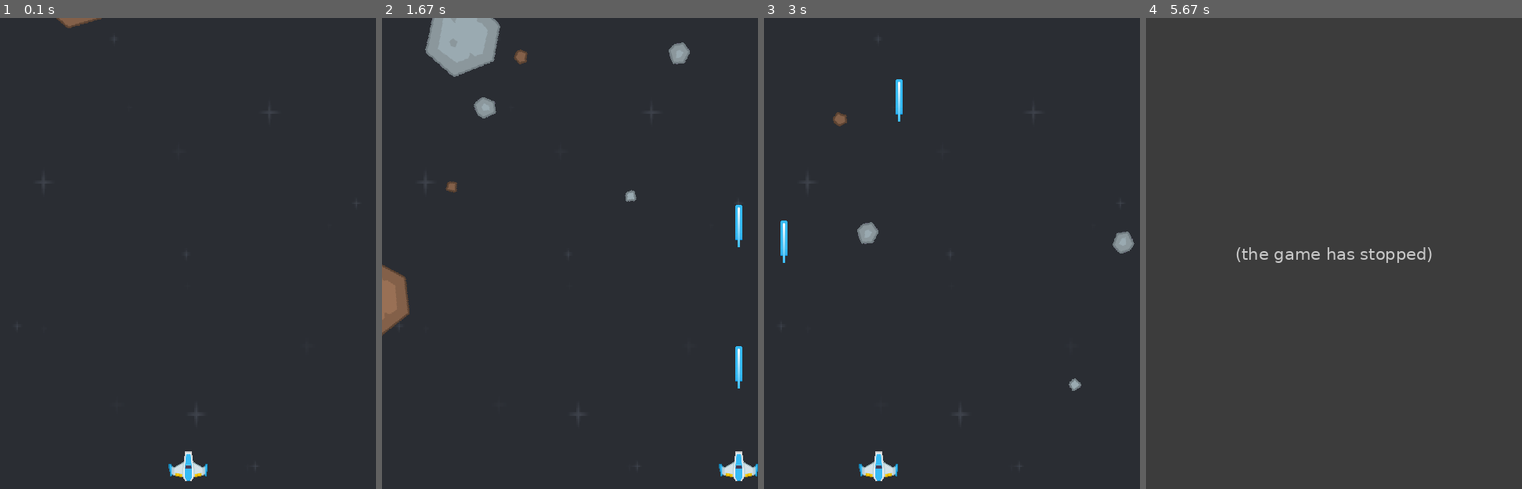
Above: before the commit, frames 1-4 (left to right).
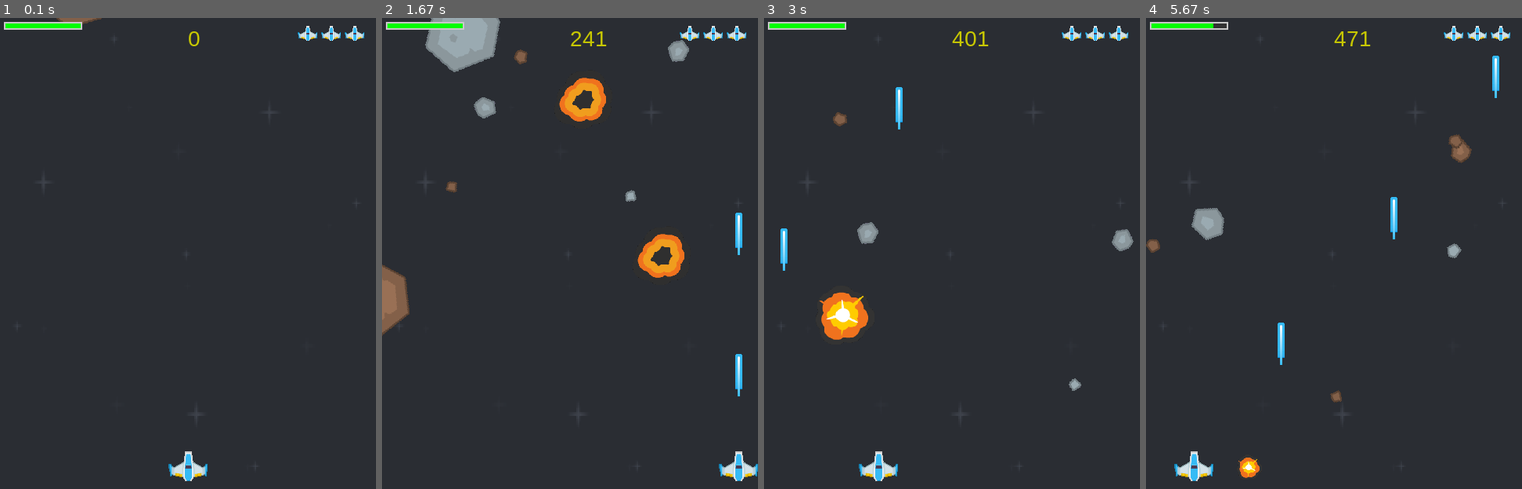
Above: after the commit, the same moments.

Repository: Scaniox/school
Game: pygame game, started from pygame/shmup/main.py
Same seed, same stepped clock (60 frames per second), same inputs: the game is played once before the commit and once after it.
Inputs:
- Up to frame 1 (0.1 s): no input
- Up to frame 2 (1.67 s): tap Space at 0.33, 0.73, 1.03, 1.23, 1.53 s; hold Right 0.67-1.13 s; hold Right 1.17-1.63 s
- Up to frame 3 (3 s): hold Left 1.67-2.2 s; tap Space at 1.73, 2.03, 2.3, 2.6, 2.73 s; hold Left 2.23-2.63 s; hold Right from 2.67 s (still down)
- Up to frame 4 (5.67 s): tap Space at 3.03, 3.4, 3.7, 3.9, 4.2, 4.4, 4.7, 4.9, 5.2, 5.47 s; release Right at 3.3 s; hold Left 3.33-3.8 s; hold Right 3.83-4.3 s; hold Right 4.33-4.8 s; hold Left 4.83-5.37 s; hold Left from 5.4 s (still down)

The runs differ from the first frame. In frame 1, 0.7% of the frame differs, in the area x 1-97%, y 0-6%; in frame 2, 2.8%; in frame 3, 2.0%; in frame 4, 3.1%, in the area x 0-97%, y 0-99%.
Before the commit the program exited at 5.47 s; later frames show no game.

Commit message:
Shmup vid 12

Diff:
--- a/pygame/shmup/main.py
+++ b/pygame/shmup/main.py
@@ -10,10 +10,45 @@
 fps = 60
 
 img_dir = Path(__file__).parent / "img"
+snd_dir = Path(__file__).parent / "snd"
+
+font_arial = pygame.font.match_font("arial")
 
 #variables-----------------------------------------------------------------------------------------
+score = 0
 
 #functions-----------------------------------------------------------------------------------------
+# generate text at position on screen
+def draw_text(surface, text, colour, size, rect):
+    font = pygame.font.Font(font_arial, size)
+    text_surf = font.render(text, True, colour)
+
+    text_rect = text_surf.get_rect()
+    text_rect.topleft = rect
+    surface.blit(text_surf, rect)
+
+
+# generate bar to show a percentage
+def draw_bar(surface, pos, pct):
+    pct = max(pct, 0)
+    bar_size = [100,10]
+    fill_length = (pct/100) * bar_size[0]
+    outline_rect = pygame.Rect(*pos, *bar_size)
+    fill_rect = pygame.Rect(*pos, fill_length, bar_size[1])
+
+    pygame.draw.rect(surface, (50,50,50), outline_rect)
+    pygame.draw.rect(surface, (0,255,0), fill_rect)
+    pygame.draw.rect(surface, (200,200,200), outline_rect, 2)
+
+
+def draw_lives(surface, pos, lives, img):
+    for i in range(lives):
+        img_rect = img.get_rect()
+        img_rect.x = pos[0] + 30*i
+        img_rect.y = pos[1]
+
+        surface.blit(img, img_rect)
+
 
 #pygame init---------------------------------------------------------------------------------------
 pygame.init()
@@ -39,14 +74,37 @@
         # collision data
         self.radius = 20
 
+        # game attributes
+        self.lives = 3
+        self.hidden = False
+        self.hide_timer = pygame.time.get_ticks()
+        self.shield = 100
+        self.shoot_delay = 200
+        self.last_shoot = pygame.time.get_ticks()
+
     def update(self):
         keys = pygame.key.get_pressed()
+
+        # unhide
+        if self.hidden and pygame.time.get_ticks() > self.hide_timer + 1000:
+            self.hidden = False
+            self.rect.midbottom = [ssize[0]//2 , ssize[1] - 10]
+            print("unhide")
+
         # arrows to change velocity
         if keys[pygame.K_LEFT]:
             self.velocity[0] -= 1
         elif keys[pygame.K_RIGHT]:
             self.velocity[0] += 1
 
+        # shooting
+        if keys[pygame.K_SPACE]:
+            if pygame.time.get_ticks() > self.last_shoot + self.shoot_delay:
+                self.shoot()
+                self.last_shoot = pygame.time.get_ticks()
+        else:
+            self.last_shoot = 0
+
         # move sprite
         for i in [0,1]:
             self.rect[i] = round(self.rect[i] + self.velocity[i])
@@ -69,6 +127,14 @@
         bullet = Bullet(self.rect.centerx, self.rect.top)
         all_sprites.add(bullet)
         bullets.add(bullet)
+        shoot_sound.play()
+
+
+    # temporarily hide the player
+    def hide(self):
+        self.hidden = True
+        self.hide_timer = pygame.time.get_ticks()
+        self.rect.center = (ssize[0]//2, ssize[1]+200 )
 
 
 # enemy sprites
@@ -81,7 +147,7 @@
         self.last_update = pygame.time.get_ticks()
 
         # collision data
-        self.radius = self.rect.width//2.2
+        self.radius = ((self.rect.width**2)+(self.rect.height**2))**(1/2)//2
 
 
     def update(self):
@@ -146,6 +212,32 @@
             self.kill()
 
 
+# explosion sprite
+class Explosion(pygame.sprite.Sprite):
+    def __init__(self, center, size):
+        super().__init__()
+        self.size = size
+        self.image = expl_anim[self.size][0]
+        self.rect = self.image.get_rect()
+        self.rect.center = center
+        self.frame = 0
+        self.last_update = pygame.time.get_ticks()
+        self.frame_delay = 50
+
+    def update(self):
+        now = pygame.time.get_ticks()
+        if pygame.time.get_ticks() > self.last_update + self.frame_delay:
+            self.last_update = now
+            self.frame +=1
+
+            if self.frame == len(expl_anim[self.size]):# remove if at end of frames
+                self.kill()
+
+            else: # next frame
+                center = self.rect.center
+                self.image = expl_anim[self.size][self.frame]
+                self.rect = self.image.get_rect()
+                self.rect.center = center
 
 #object inits--------------------------------------------------------------------------------------
 #¬ image asset init
@@ -153,12 +245,41 @@
 scaled_background = pygame.transform.scale(background_img, ssize)
 
 player_img = pygame.image.load(str(img_dir / "playerShip1_blue.png")).convert()
+player_live_img = pygame.transform.scale(player_img.copy(), (25,19))
+player_live_img.set_colorkey((0,0,0))
 bullet_img = pygame.image.load(str(img_dir / "laserBlue01.png")).convert()
 
 #¬¬ load all images in Meteors folder
 meteor_imgs = []
 for image in (img_dir / "Meteors").iterdir():
     meteor_imgs.append(pygame.image.load(str(image)).convert())
+
+#¬¬ explosion images
+expl_anim = {}
+expl_anim["S"] = []
+expl_anim["L"] = []
+expl_anim["P"] = []
+
+for i in range(9):
+    img = pygame.image.load(str(img_dir / "explosions" / f"regularExplosion0{i}.png")).convert()
+    img.set_colorkey((0,0,0))
+    expl_anim["L"].append(pygame.transform.scale(img, (75,75)))
+    expl_anim["S"].append(pygame.transform.scale(img, (32,32)))
+
+    img = pygame.image.load(str(img_dir / "explosions" / f"sonicExplosion0{i}.png")).convert()
+    img.set_colorkey((0,0,0))
+    expl_anim["P"].append(pygame.transform.scale(img, (150,150)))
+
+#¬ sound asset init
+shoot_sound = pygame.mixer.Sound(str(snd_dir / "shoot.wav"))
+die_sound = pygame.mixer.Sound(str(snd_dir / "ship explosion.wav"))
+#¬¬ meteor explosion sounds
+meteor_expl_snd = [pygame.mixer.Sound(str(snd_dir / name)) for name in ["Explosion.wav","Explosion2.wav"]]
+
+#¬¬ background music
+"""pygame.mixer.music.load(str(snd_dir / "tgfcoder-FrozenJam-SeamlessLoop.ogg"))
+pygame.mixer.music.set_volume(0.3)
+pygame.mixer.music.play()"""
 
 
 #¬ group generation
@@ -190,11 +311,6 @@
             running = False
             break
 
-        # shoot
-        if event.type == pygame.KEYDOWN:
-            if event.key == pygame.K_SPACE:
-                player.shoot()
-
     # update
     all_sprites.update()
 
@@ -202,17 +318,43 @@
     #¬ bullet - mob collision
     hits = pygame.sprite.groupcollide(mobs, bullets, False, True)
     for hit_mob in hits:
+        score += round(100 - hit_mob.radius)
+
+        expl = Explosion(hit_mob.rect.center, "L")
+        all_sprites.add(expl)
+
+        random.choice(meteor_expl_snd).play()
+
         hit_mob.respawn()
 
     #¬ mob - player collision
     hits = pygame.sprite.spritecollide(player, mobs, False, pygame.sprite.collide_circle)
-    if hits:
+    for hit_mob in hits:
+        player.shield -= hit_mob.radius
+
+        if player.shield <= 0: # cause player death
+            death_expl = Explosion(player.rect.center, "P")
+            all_sprites.add(death_expl)
+            die_sound.play()
+            player.hide()
+            player.lives -= 1
+            player.shield = 100
+
+        expl = Explosion(hit_mob.rect.center, "S")
+        all_sprites.add(expl)
+        hit_mob.respawn()
+
+    if player.lives == 0 and not death_expl.alive():
         running = False
 
     # display
     screen.blit(scaled_background, [0,0])
     all_sprites.draw(screen)
 
+    draw_text(screen, str(score), (200,200,0), 28, (ssize[0]//2, 10))
+    draw_bar(screen, [5,5], player.shield)
+    draw_lives(screen, [ssize[0]-100, 10], player.lives, player_live_img)
+
     pygame.display.flip()
 
 pygame.quit()
Binary file added: pygame/shmup/img/explosions/regularExplosion00.png
Binary file added: pygame/shmup/img/explosions/regularExplosion01.png
Binary file added: pygame/shmup/img/explosions/regularExplosion02.png
Binary file added: pygame/shmup/img/explosions/regularExplosion03.png
Binary file added: pygame/shmup/img/explosions/regularExplosion04.png
Binary file added: pygame/shmup/img/explosions/regularExplosion05.png
Binary file added: pygame/shmup/img/explosions/regularExplosion06.png
Binary file added: pygame/shmup/img/explosions/regularExplosion07.png
Binary file added: pygame/shmup/img/explosions/regularExplosion08.png
Binary file added: pygame/shmup/img/explosions/sonicExplosion00.png
Binary file added: pygame/shmup/img/explosions/sonicExplosion01.png
Binary file added: pygame/shmup/img/explosions/sonicExplosion02.png
(and 13 more such lines)
